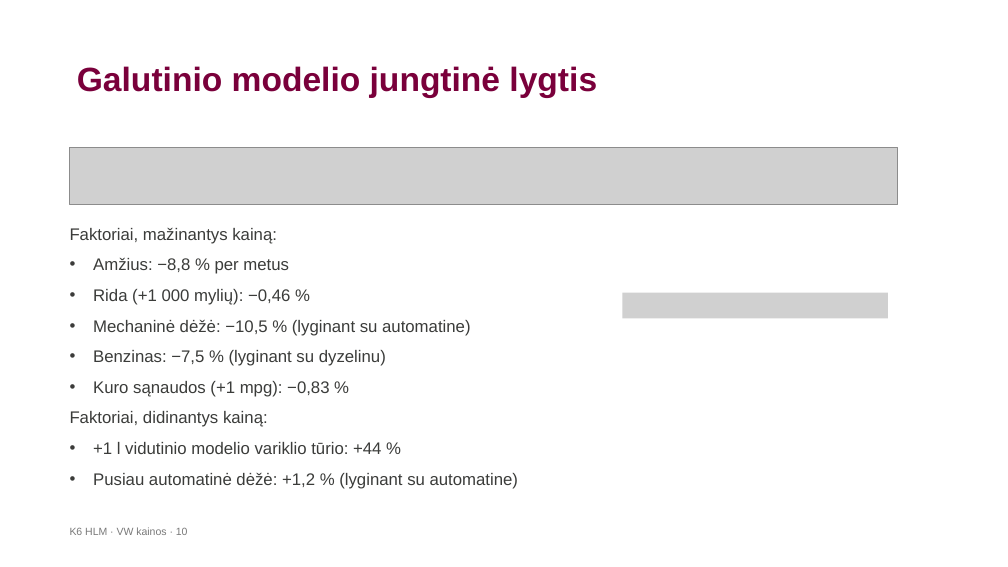
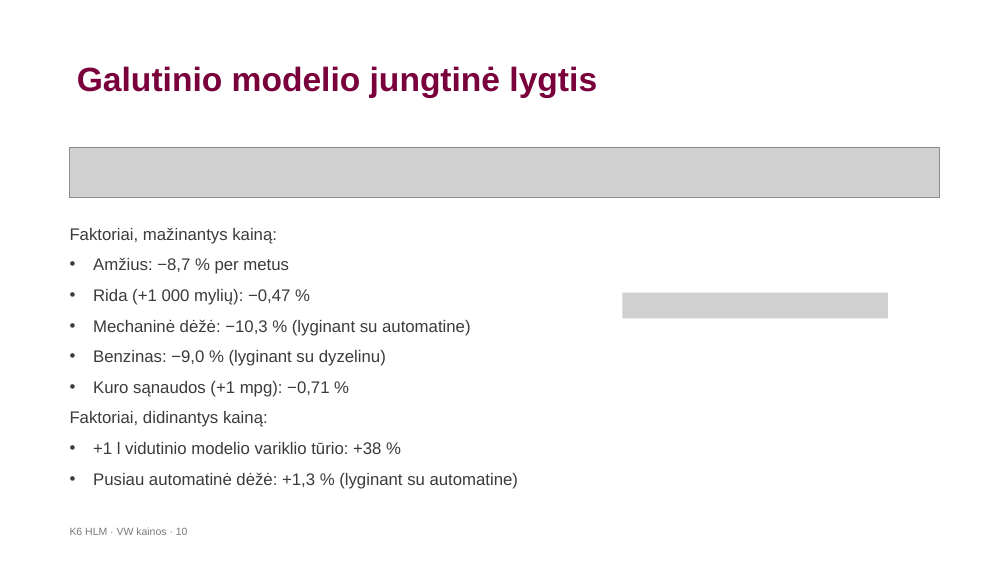
Before and after one commit to LidijaPu/K6, a slide deck: slide 10 of K6_HLM_VW_pristatymas_.pptx. Drawn at 1008x567 pixels with LibreOffice and Linux fonts; fonts in the diff are those of the drawing; grey boxes stand for pictures; background and template pictures are left out. Boxes give left, top, right and bottom in pixels: in the first picture for what was removed or moved away, otherwise in the second. Text is boxed around its words. In the diff, an @@ line names an element or a change of style, - is before the commit and + after.

```diff
--- a/K6_HLM_VW_pristatymas_.pptx
+++ b/K6_HLM_VW_pristatymas_.pptx
@@ picture resized from (x1=70, y1=147, x2=898, y2=204) to (x1=70, y1=147, x2=939, y2=198) @@
@@ text at (x1=93, y1=257, x2=470, y2=397): text changed @@
-• Amžius: −8,8 % per metus
-• Rida (+1 000 mylių): −0,46 %
-• Mechaninė dėžė: −10,5 % (lyginant su automatine)
-• Benzinas: −7,5 % (lyginant su dyzelinu)
-• Kuro sąnaudos (+1 mpg): −0,83 %
+• Amžius: −8,7 % per metus
+• Rida (+1 000 mylių): −0,47 %
+• Mechaninė dėžė: −10,3 % (lyginant su automatine)
+• Benzinas: −9,0 % (lyginant su dyzelinu)
+• Kuro sąnaudos (+1 mpg): −0,71 %
@@ text at (x1=93, y1=442, x2=518, y2=489): text changed @@
-• +1 l vidutinio modelio variklio tūrio: +44 %
-• Pusiau automatinė dėžė: +1,2 % (lyginant su automatine)
+• +1 l vidutinio modelio variklio tūrio: +38 %
+• Pusiau automatinė dėžė: +1,3 % (lyginant su automatine)
```
Also in this commit, not shown: 7 other slides changed, 5 other files.
